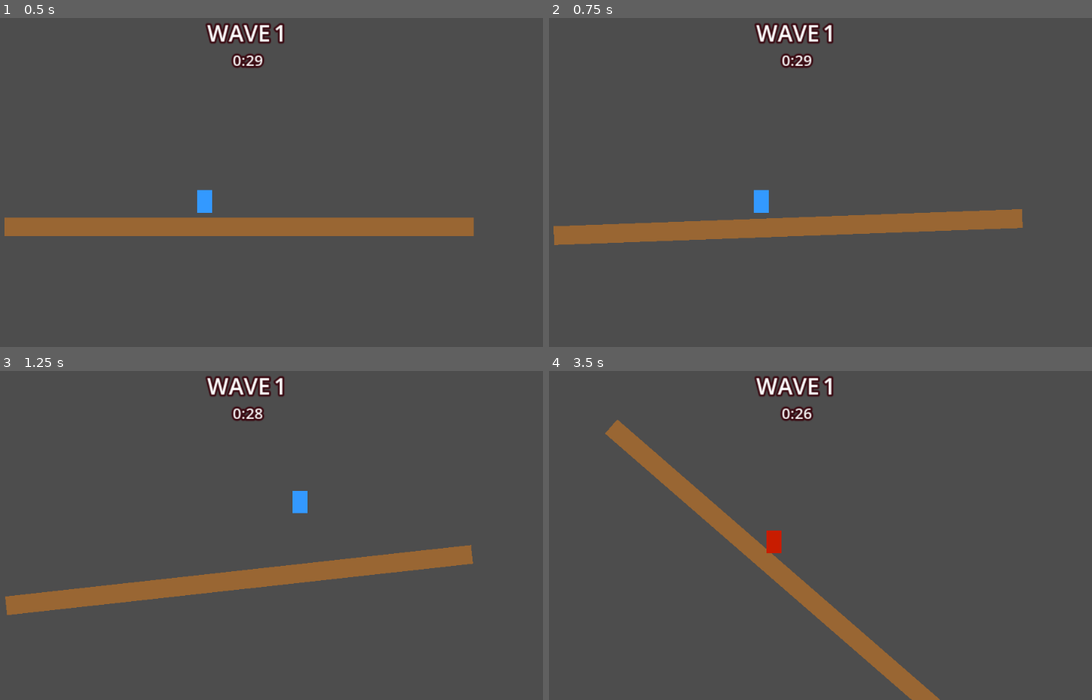
Above: before the commit, frames 1-4 (two rows, left to right).
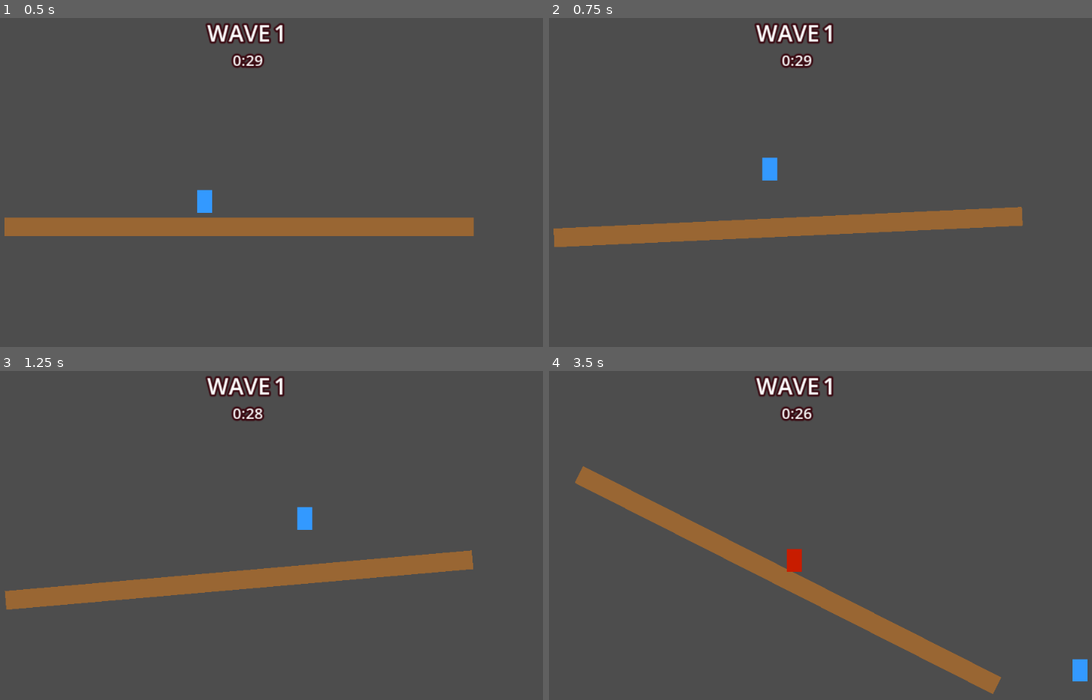
Above: after the commit, the same moments.

Repository: Huffmanz/BadGameIdea
Game: Godot game, scene res://levels/main.tscn
The game is run twice, just before and just after one commit, with the same random seed, the same clock (stepped at 60 frames per second) and the same inputs.
Inputs (mouse positions are in pixels of both pictures, inside the frame that each line leads up to):
- Up to frame 1 (0.5 s): no input
- Up to frame 2 (0.75 s): move the mouse to (929, 162) at 0.52 s; hold D (move_right) from 0.53 s (still down); tap Space (jump) at 0.6 s; click (929, 162) at 0.67 s
- Up to frame 3 (1.25 s): keep holding D (move_right); tap Space (jump) at 0.77, 1.07 s
- Up to frame 4 (3.5 s): move the mouse to (673, 548) at 1.27 s; release D (move_right) at 1.28 s; hold S (move_down) 1.28-2.03 s; tap Space (jump) at 1.35, 1.52, 1.82, 2.1, 2.85, 3.02, 3.32 s; move the mouse to (858, 456) at 2.02 s; hold D (move_right) 2.03-2.78 s; move the mouse to (766, 598) at 2.77 s; hold W (move_up) from 2.78 s (still down); click (766, 598) at 2.92 s

Frame 1 is identical in both runs. In frame 2, 1.1% of the frame differs, in the area x 0-88%, y 42-70%; in frame 3, 1.8%; in frame 4, 8.4%, in the area x 4-100%, y 14-100%.

Commit message:
update player collision

Diff:
--- a/levels/main.tscn
+++ b/levels/main.tscn
@@ -15,9 +15,9 @@
 wave_time_manager = NodePath("../WaveTimeManager")
 
 [node name="SpawnRect" type="ReferenceRect" parent="." unique_id=1910986220]
-offset_left = 76.0
+offset_left = 168.0
 offset_top = -65.0
-offset_right = 555.0
+offset_right = 451.0
 offset_bottom = -25.0
 
 [node name="EnemyManager" parent="." unique_id=699069309 node_paths=PackedStringArray("wave_timer_manager", "spawn_rect") instance=ExtResource("3_ifaiv")]
@@ -55,11 +55,6 @@
 
 [node name="Player" parent="." unique_id=2108289193 instance=ExtResource("2_player")]
 position = Vector2(274, 100)
-collision_layer = 1
-collision_mask = 1
-mass = 20.0
+collision_mask = 13
 can_sleep = true
 lock_rotation = false
-continuous_cd = 0
-move_force = 7500.0
-jump_force = 10000.0
--- a/manager/enemy_manager.tscn
+++ b/manager/enemy_manager.tscn
@@ -1,7 +1,7 @@
 [gd_scene format=3 uid="uid://dx2xpus7nlxvw"]
 
 [ext_resource type="Script" uid="uid://bl7p8tadmxhd2" path="res://manager/enemy_manager.gd" id="1_fq440"]
-[ext_resource type="PackedScene" uid="uid://djhv8k3m5qxap" path="res://scene/character/enemy/enemy_save.tscn" id="2_46ilc"]
+[ext_resource type="PackedScene" uid="uid://bb6ec1vnraawc" path="res://scene/character/enemy/enemy_base.tscn" id="2_46ilc"]
 
 [node name="EnemyManager" type="Node" unique_id=699069309]
 script = ExtResource("1_fq440")
--- a/scene/character/enemy/enemy_save.tscn
+++ /dev/null
@@ -1,33 +0,0 @@
-[gd_scene format=3 uid="uid://djhv8k3m5qxap"]
-
-[ext_resource type="Script" uid="uid://dcv2e8awe4ilr" path="res://scene/character/enemy/enemy.gd" id="1_pftl3"]
-
-[sub_resource type="CircleShape2D" id="CircleShape2D_7p1mj"]
-radius = 8.0
-
-[node name="Enemy" type="RigidBody2D" unique_id=217799125 groups=["enemy"]]
-collision_layer = 2
-collision_mask = 13
-mass = 2.0
-can_sleep = false
-lock_rotation = true
-continuous_cd = 2
-script = ExtResource("1_pftl3")
-patrol_distance = 50.0
-jump_chance = 0.1
-move_force = 500.0
-jump_force = 800.0
-
-[node name="CollisionShape2D" type="CollisionShape2D" parent="." unique_id=337950549]
-position = Vector2(0, -8)
-shape = SubResource("CircleShape2D_7p1mj")
-
-[node name="ColorRect" type="ColorRect" parent="." unique_id=1818646457]
-offset_left = -8.0
-offset_top = -25.0
-offset_right = 8.0
-color = Color(1, 0.3, 0.3, 1)
-
-[node name="GroundCheck" type="RayCast2D" parent="." unique_id=199008275]
-position = Vector2(0, -5)
-target_position = Vector2(0, 8)
--- a/scene/character/player/player.tscn
+++ b/scene/character/player/player.tscn
@@ -5,6 +5,7 @@
 [ext_resource type="Script" uid="uid://c2boltnm1sewl" path="res://scene/character/player/camera.gd" id="2_uldb0"]
 
 [node name="Player" unique_id=2108289193 groups=["player"] instance=ExtResource("1_uldb0")]
+continuous_cd = 1
 script = ExtResource("1_player")
 slam_force = 8000.0
 
--- a/scene/character/player/player_save.tscn
+++ /dev/null
@@ -1,35 +0,0 @@
-[gd_scene format=3 uid="uid://bh33swmepbgxy"]
-
-[ext_resource type="Script" uid="uid://bd1bni1fdnnl4" path="res://scene/character/player/player.gd" id="1_player"]
-[ext_resource type="Script" uid="uid://c2boltnm1sewl" path="res://scene/character/player/camera.gd" id="2_uldb0"]
-
-[sub_resource type="CircleShape2D" id="CircleShape2D_3vyb7"]
-radius = 8.0
-
-[node name="Player" type="RigidBody2D" unique_id=1752749248]
-collision_layer = 2
-collision_mask = 13
-mass = 5.0
-can_sleep = false
-lock_rotation = true
-continuous_cd = 1
-script = ExtResource("1_player")
-move_force = 500.0
-jump_force = 1000.0
-
-[node name="ColorRect" type="ColorRect" parent="." unique_id=1498015291]
-offset_left = -8.0
-offset_top = -24.0
-offset_right = 8.0
-color = Color(0.2, 0.6, 1, 1)
-
-[node name="GroundCheck" type="RayCast2D" parent="." unique_id=1181396929]
-position = Vector2(0, -5)
-target_position = Vector2(0, 10)
-
-[node name="CollisionShape2D" type="CollisionShape2D" parent="." unique_id=1270897529]
-position = Vector2(0, -8)
-shape = SubResource("CircleShape2D_3vyb7")
-
-[node name="Camera2D" type="Camera2D" parent="." unique_id=731491378]
-script = ExtResource("2_uldb0")
--- a/scene/fulcrum/fulcrum_lever.gd
+++ b/scene/fulcrum/fulcrum_lever.gd
@@ -16,7 +16,7 @@
 
 func _physics_process(_delta: float) -> void:
 	#_enforce_rotation_limits()
-
+	_enforce_rotation_limits()
 	# Dampen small movements to prevent drift
 	if abs(angular_velocity) < 0.01:
 		angular_velocity = 0.0
--- a/scene/fulcrum/fulcrum_lever.tscn
+++ b/scene/fulcrum/fulcrum_lever.tscn
@@ -34,11 +34,11 @@
 can_sleep = false
 continuous_cd = 1
 linear_damp = 20.0
+angular_damp_mode = 1
 angular_damp = 3.0
 script = ExtResource("1_lever")
 lever_length = 250.0
 max_rotation_angle = 45.0
-angular_damping_value = 1.0
 
 [node name="CollisionShape2D" type="CollisionShape2D" parent="FulcrumLever" unique_id=864029450]
 shape = SubResource("RectangleShape2D_lever")
@@ -54,7 +54,7 @@
 [node name="PinJoint2D" type="PinJoint2D" parent="." unique_id=886519786]
 node_a = NodePath("../FulcrumPoint")
 node_b = NodePath("../FulcrumLever")
-bias = 0.9
+bias = 0.5
 angular_limit_enabled = true
 angular_limit_lower = -0.7853982
 angular_limit_upper = 0.7853982
